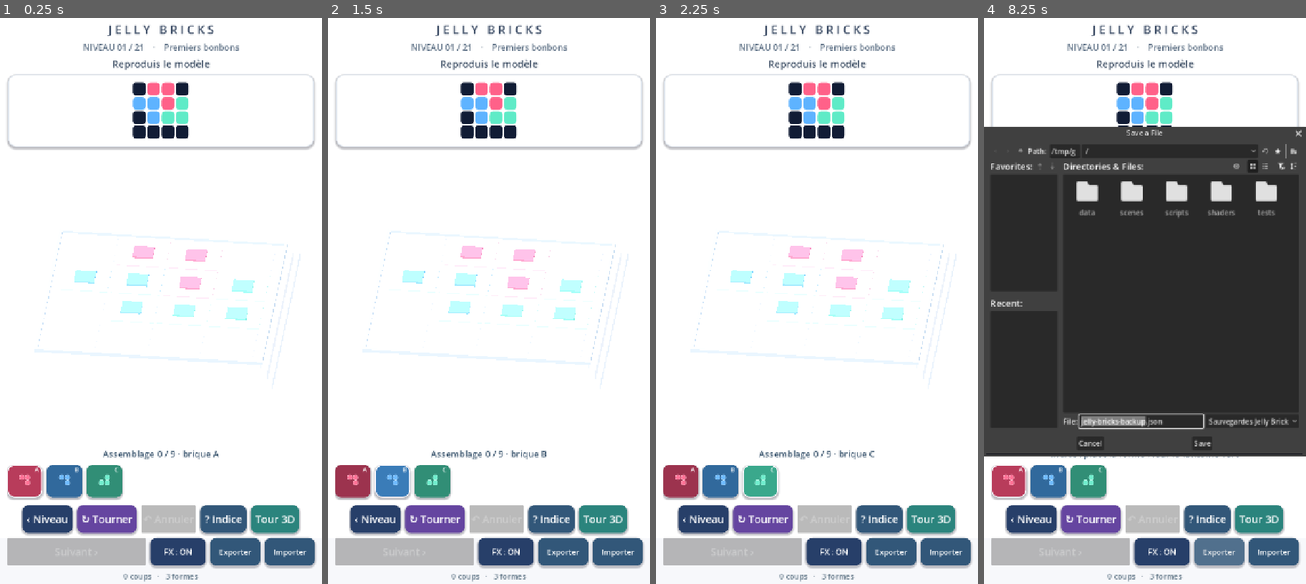
Above: before the commit, frames 1-4 (left to right).
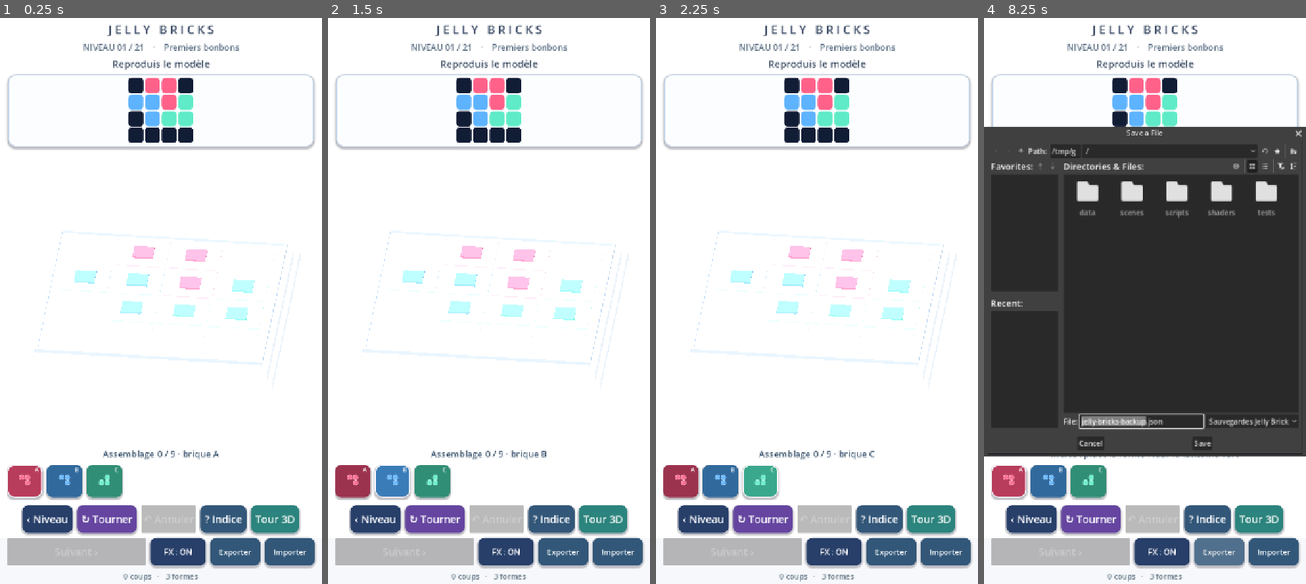
Above: after the commit, the same moments.

Repository: dbrckk/Jelly-bricks
Game: Godot game, scene res://scenes/main.tscn
The game is run twice, just before and just after one commit, with the same random seed, the same clock (stepped at 60 frames per second) and the same inputs.
Inputs (mouse positions are in pixels of both pictures, inside the frame that each line leads up to):
- Up to frame 1 (0.25 s): no input
- Up to frame 2 (1.5 s): click (353, 482) at 0.52 s; click (392, 482) at 1.27 s
- Up to frame 3 (2.25 s): click (759, 482) at 2.02 s
- Up to frame 4 (8.25 s): click "‹ Niveau" at 2.75 s; click "↻ Tourner" at 3.5 s; click "? Indice" at 4.25 s; click "Tour 3D" at 5 s; click "‹ Puzzles" at 5.75 s; click "FX : ON" at 6.5 s; click "FX : OFF" at 7.25 s; click "Exporter" at 8 s

The runs differ from the first frame. In frame 1, 1.3% of the frame differs, in the area x 2-98%, y 10-23%; in frame 2, 1.3%; in frame 3, 1.3%; in frame 4, 1.4%, in the area x 0-98%, y 10-78%.

Commit message:
ui(android): fit and enlarge visual puzzle references in 0.9.51
* ui(android): maximize reference visual cell size while fitting portrait height at every puzzle size

* test(godot): ensure responsive model reference fits all 21 levels without shrinking 4x4

* build(android): 0.9.51 reference-model mobile visual hierarchy

Diff:
--- a/native-godot/scripts/game_root.gd
+++ b/native-godot/scripts/game_root.gd
@@ -307,7 +307,7 @@
 
     var model_panel := PanelContainer.new()
     model_panel.add_theme_stylebox_override("panel",
-        _flat_style(Color("#ffffff"), 18, Color("#e0e7ef")))
+        _flat_style(Color("#fbfdff"), 18, Color("#c4d5e8")))
     model_panel.custom_minimum_size = Vector2(0, 162)
     top.add_child(model_panel)
     var center := CenterContainer.new()
@@ -796,12 +796,22 @@
         next_button.disabled = current_level + 1 >= levels.size()
     _save_progress()
 
+## Reference must be as large as possible inside the fixed-height portrait
+## panel without stealing the playable area on 6x6 or 7x7 puzzles.
+## The panel has 162px height, 2*8px style padding, and 3px grid gaps.
+func _reference_cell_size(board_size: int) -> int:
+    if board_size <= 0:
+        return 18
+    var inner_height: int = 146
+    var available: int = inner_height - 3 * (board_size - 1)
+    return maxi(18, mini(34, int(floor(float(available) / float(board_size)))))
+
 func _draw_reference() -> void:
     for child in model_grid.get_children():
         child.queue_free()
     model_grid.columns = size
     var rows: Array = levels[current_level]["rows"]
-    var pixel := 22 if size >= 6 else 29
+    var pixel: int = _reference_cell_size(size)
     for r in range(size):
         var row_string := String(rows[r])
         for c in range(size):
--- a/native-godot/tests/validate.gd
+++ b/native-godot/tests/validate.gd
@@ -1233,6 +1233,22 @@
     var solved := 0
     for level_index in range(game.levels.size()):
         game._open_level(level_index)
+        # Small reference models used only a tiny patch of their large panel,
+        # while 7x7 models could overflow. Check actual per-level dimensions.
+        var reference_cell: int = game._reference_cell_size(game.size)
+        var reference_extent: int = game.size * reference_cell + \
+            3 * (game.size - 1)
+        var drawn_reference: Control = game.model_grid.get_child(
+            game.model_grid.get_child_count() - 1)
+        if reference_cell < 18 or reference_cell > 34 \
+                or reference_extent > 146 \
+                or absf(drawn_reference.custom_minimum_size.x -
+                    float(reference_cell)) > .01 \
+                or absf(drawn_reference.custom_minimum_size.y -
+                    float(reference_cell)) > .01:
+            push_error("Mobile reference model overflows or wastes portrait panel space")
+            quit(1)
+            return
         # GPU batching regression: on the largest 7x7 board 49 colored
         # squares + as many target marks must submit only TWO static
         # instanced draws, never 98 separate MeshInstance3D draw objects.
Not shown, changed: native-godot/export_presets.cfg
